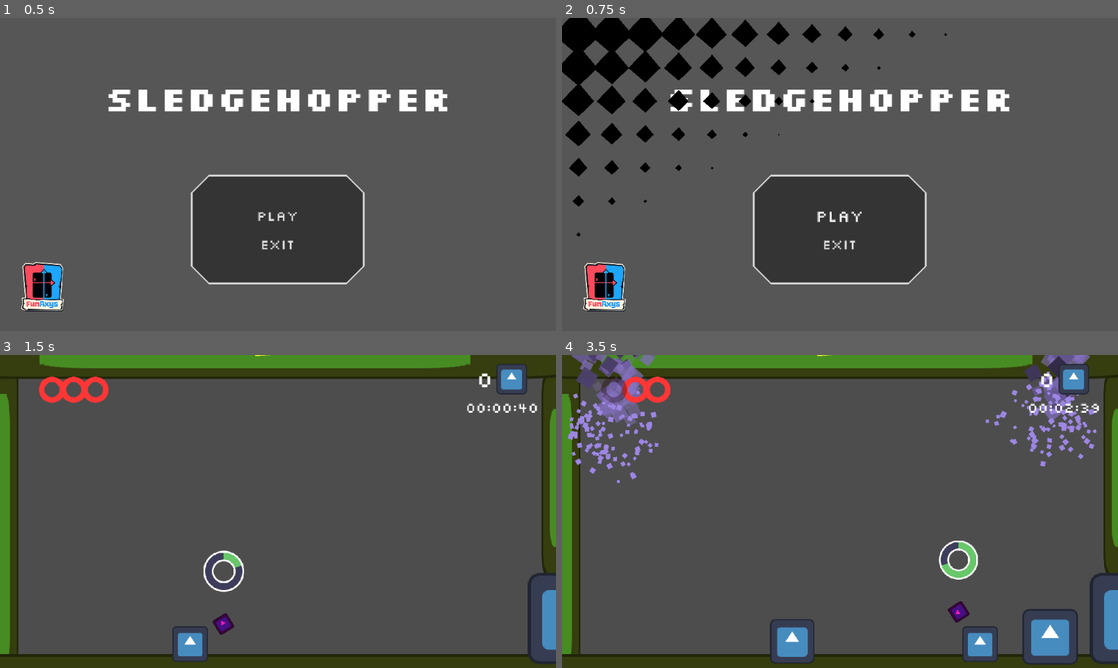
Above: before the commit, frames 1-4 (two rows, left to right).
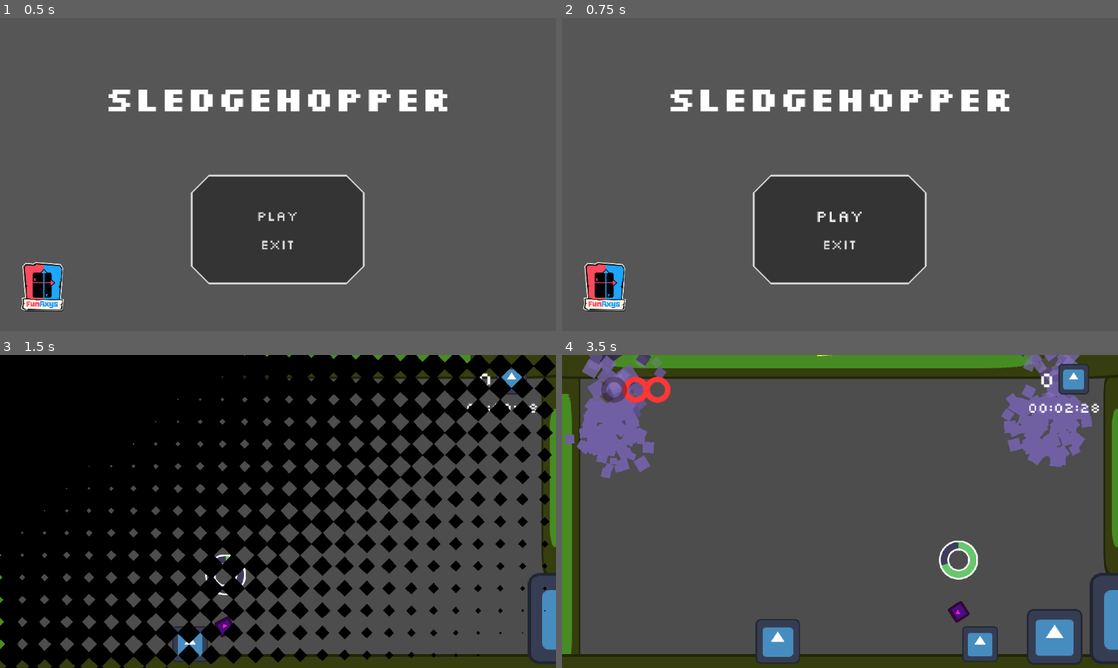
Above: after the commit, the same moments.

Repository: Juawo/hammer-game
Game: Godot game, scene res://scenes/Ui/main_menu.tscn
The game is run twice, just before and just after one commit, with the same random seed, the same clock (stepped at 60 frames per second) and the same inputs. The engine's default icon, where the game draws it, is replaced by a stand-in: a white triangle on a blue panel in a dark square.
Inputs (mouse positions are in pixels of both pictures, inside the frame that each line leads up to):
- Up to frame 1 (0.5 s): no input
- Up to frame 2 (0.75 s): click "PLAY" at 0.5 s
- Up to frame 3 (1.5 s): tap Enter at 1.25 s; move the mouse to (400, 495) at 1.27 s; press the mouse at (400, 495) at 1.28 s; hold D (right) from 1.28 s (still down)
- Up to frame 4 (3.5 s): tap W (jump) at 1.52, 2.27 s; move the mouse to (728, 527) at 2.02 s; release the mouse at (728, 527) at 2.03 s; click (728, 527) at 2.1 s; move the mouse to (895, 442) at 2.77 s; release D (right) at 2.78 s; press the mouse at (895, 442) at 2.78 s; hold A (left) from 2.78 s (still down)

Frame 1 is identical in both runs. In frame 2, 6.4% of the frame differs, in the area x 0-70%, y 0-70%; in frame 3, 63%, in the area x 0-100%, y 0-100%; in frame 4, 8.0%.

Commit message:
Update transition manager shader parameters and adjust tween timing for smoother transitions

Diff:
--- a/project_time_tracker.json
+++ b/project_time_tracker.json
@@ -1,9 +1,9 @@
 {
-  "2D": 13810.889,
+  "2D": 14487.194,
   "3D": 10.32,
   "AFK": 526.596,
   "Asset Store": 3.767,
   "Documentation": 5.716,
-  "Game": 10984.707,
-  "Script": 16915.129
+  "Game": 11753.62,
+  "Script": 17522.858
 }
--- a/scenes/Ui/transition_manager.gdshader
+++ b/scenes/Ui/transition_manager.gdshader
@@ -3,16 +3,26 @@
 // Ranges from 0 to 1 over the course of the transition.
 // We use this to actually animate the shader.
 uniform float progress : hint_range(0, 1);
+uniform float multiplier : hint_range(1, 10) = 3;
+uniform float angle : hint_range(0, 360) = 0.0;
+
+// anchor point of the transition (best anchor point result is 0.5, 0.5)
+uniform vec2 anchor = vec2(0.5, 0.5);
+// use this to increase the distance from the anchor point
+uniform float anchorOffset = 1.0;
 
 // Size of each diamond, in pixels.
 uniform float diamondPixelSize = 10.0;
 
+float when_lt(float x, float y) {
+  return max(sign(y - x), 0.0);
+}
+
 void fragment() {
-	float xFraction = fract(FRAGCOORD.x / diamondPixelSize);
-	float yFraction = fract(FRAGCOORD.y / diamondPixelSize);
-	float xDistance = abs(xFraction - 0.5);
-	float yDistance = abs(yFraction - 0.5);
-	if (xDistance + yDistance + UV.x + UV.y > progress * 4.0) {
-		discard;
-	}
+    float xFraction = fract(FRAGCOORD.x / diamondPixelSize);
+    float yFraction = fract(FRAGCOORD.y / diamondPixelSize);
+    float xDistance = abs(xFraction - 0.5);
+    float yDistance = abs(yFraction - 0.5);
+
+    COLOR.a *= when_lt(xDistance + yDistance + cos(radians(angle)) * (UV.x - anchor.x) + sin(radians(angle)) * (UV.y - anchor.y), (-anchorOffset + progress * multiplier));
 }
--- a/scenes/Ui/transition_manager.tscn
+++ b/scenes/Ui/transition_manager.tscn
@@ -5,8 +5,12 @@
 
 [sub_resource type="ShaderMaterial" id="ShaderMaterial_04dxk"]
 shader = ExtResource("2_tmk10")
-shader_parameter/progress = 0.358000017005
-shader_parameter/diamondPixelSize = 60.0
+shader_parameter/progress = 0.41200001957
+shader_parameter/multiplier = 2.842000087495
+shader_parameter/angle = 36.00000171
+shader_parameter/anchor = Vector2(0.5, 0.5)
+shader_parameter/anchorOffset = 1.0
+shader_parameter/diamondPixelSize = 40.0
 
 [node name="TransitionManager" type="CanvasLayer" unique_id=531333814]
 layer = 100
--- a/scripts/Ui/transition_manager.gd
+++ b/scripts/Ui/transition_manager.gd
@@ -12,13 +12,13 @@
 	var tween = create_tween().set_trans(Tween.TRANS_CUBIC).set_ease(Tween.EASE_IN_OUT)
 
 	# Anima o shader de 0 a 1 (fechando a tela)
-	tween.tween_property(color_rect.material, "shader_parameter/progress", 1.0, 0.5)
+	tween.tween_property(color_rect.material, "shader_parameter/progress", 1.0, 0.63)
 	await tween.finished
 
 	get_tree().change_scene_to_file(path)
 
 	# Anima o shader de 1 a 0 (abrindo a tela na cena nova)
 	var tween_out = create_tween().set_trans(Tween.TRANS_CUBIC).set_ease(Tween.EASE_IN_OUT)
-	tween_out.tween_property(color_rect.material, "shader_parameter/progress", 0.0, 0.5)
+	tween_out.tween_property(color_rect.material, "shader_parameter/progress", 0.0, 0.63)
 	await tween_out.finished
 	color_rect.hide()
